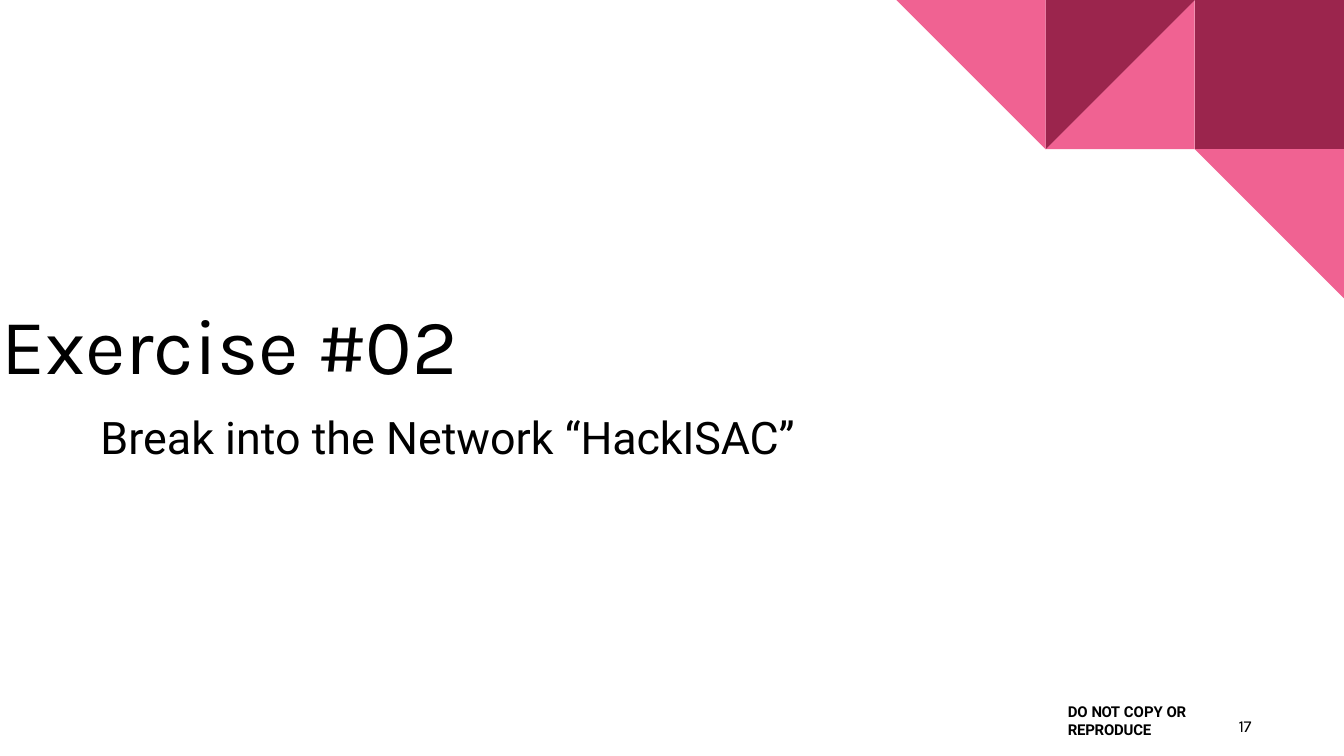
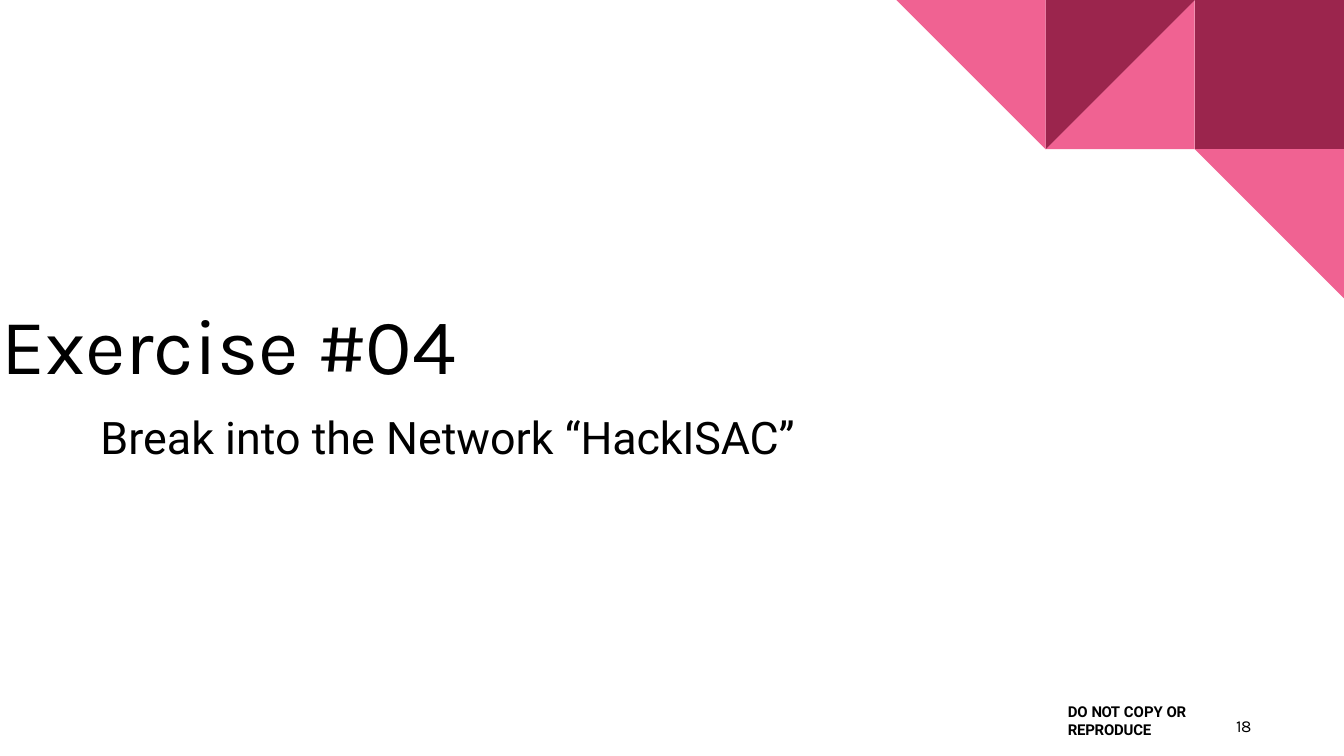
Before and after one commit to nprobert/AutoISAC-ACT-AdvWireless, a slide deck: slide 18 of 3 ACT AW - WiFi.pptx (slide 17 before the commit). Drawn at 1344x756 pixels with LibreOffice and Linux fonts; fonts in the diff are those of the drawing. Boxes give left, top, right and bottom in pixels: in the first picture for what was removed or moved away, otherwise in the second. Text is boxed around its words. In the diff, an @@ line names an element or a change of style, - is before the commit and + after.

```diff
--- a/3 ACT AW - WiFi.pptx
+++ b/3 ACT AW - WiFi.pptx
@@ title at [2, 320, 456, 375]: text changed @@
-Exercise #02
+Exercise #04
@@ page number at [1236, 721, 1251, 733]: text changed @@
-17
+18
```
Also in this commit, not shown: 4 other slides changed, 1 slide added, 1 slide removed, 5 other files.
